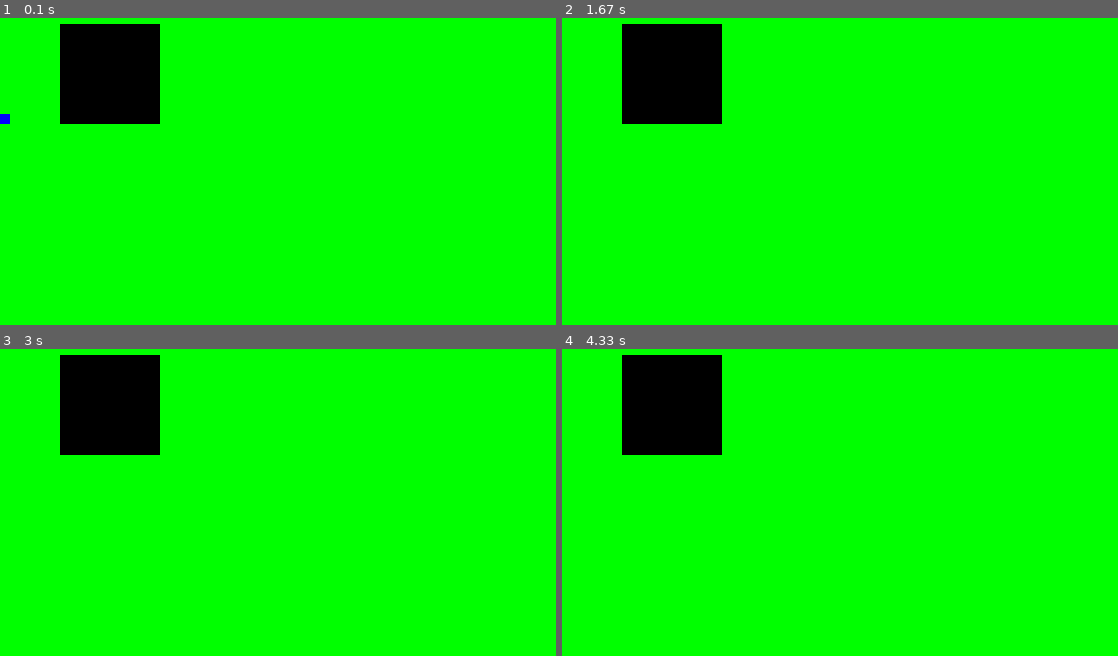
Above: before the commit, frames 1-4 (two rows, left to right).
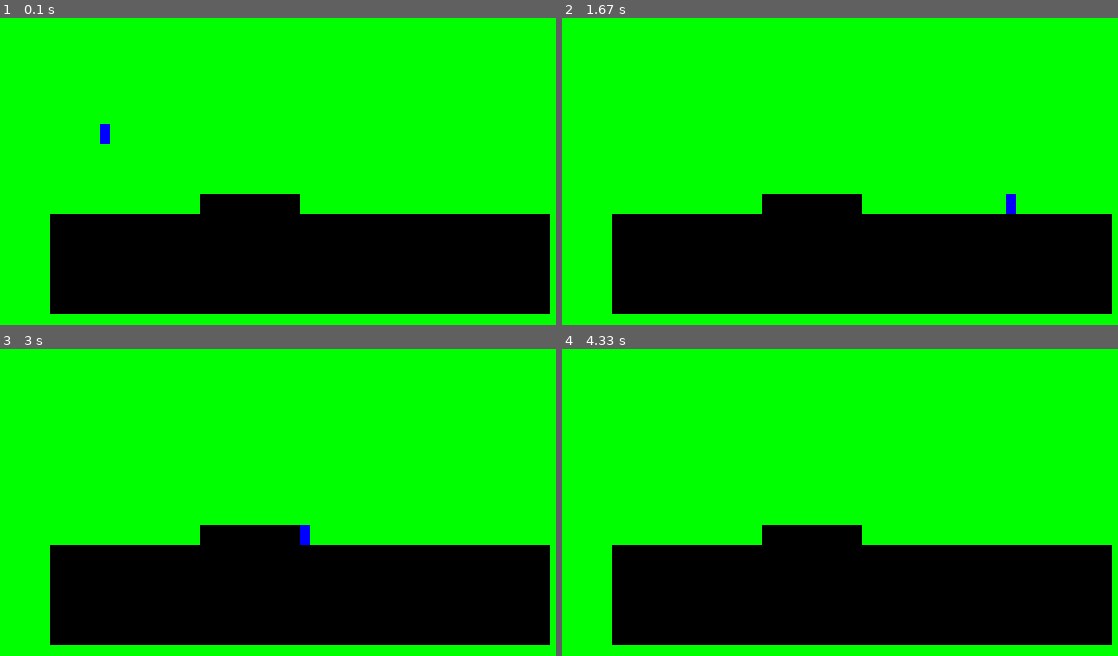
Above: after the commit, the same moments.

Repository: ALEXANDER-Denni/pygame_platformer
Game: pygame game, started from main.py
Two runs of this game, one before a commit and one after it. Both use one fixed random seed, a clock stepped at 60 frames per second and the inputs below.
Inputs:
- Up to frame 1 (0.1 s): no input
- Up to frame 2 (1.67 s): hold D 0.33-0.8 s; hold W 0.83-1.13 s; hold D 1.17-1.63 s
- Up to frame 3 (3 s): hold A 1.67-2.2 s; hold S 2.23-2.53 s
- Up to frame 4 (4.33 s): hold W 3-3.37 s; hold D 3.4-4.03 s

The runs differ from the first frame. In frame 1, 36% of the frame differs, in the area x 0-99%, y 1-97%; in frame 2, 36%; in frame 3, 36%; in frame 4, 36%.

Commit message:
Add files via upload

Diff:
--- a/collision.py
+++ b/collision.py
@@ -1,17 +1,27 @@
-def collision(player, obj):
+def platform_collisions(player, platforms):
+    res = []
+    for platform in platforms:
+        res.append(player_platform_collison(player,platform))
+    out = [False, False] #X collide, Y collide
+    if "X" in res:
+        out[0] = True
+    if "Y" in res:
+        out[1] = True
+    return tuple(out)
+def player_platform_collison(player, obj):
     if (player.rect.x < obj.rect.x + obj.rect.w and player.rect.x + player.rect.w > obj.rect.x) and (player.rect.y < obj.rect.y + obj.rect.h and player.rect.y + player.rect.h > obj.rect.y):
         x_offset = (player.rect.x+player.rect.w/2)-(obj.rect.x+obj.rect.w/2)
         y_offset = (player.rect.y+player.rect.h/2)-(obj.rect.y+obj.rect.h/2)
-        if abs(x_offset)<obj.rect.w/2+player.rect.w/2:
+        if abs(x_offset)<obj.rect.w/2+player.rect.w/2 and abs(y_offset)*obj.rect.w<abs(x_offset)*obj.rect.h:
             if x_offset>0:
-                player.rect.x += obj.rect.w/2 - x_offset + player.rect.w/2
+                player.rect.x = obj.rect.x + obj.rect.w
             else:
-                player.rect.x += -obj.rect.w/2 - x_offset - player.rect.w/2
-        if abs(y_offset)<obj.rect.h/2:
+                player.rect.x = obj.rect.x - player.rect.w
+            return "X"
+        elif abs(y_offset)<obj.rect.h/2+player.rect.h/2 and abs(y_offset)*obj.rect.w>abs(x_offset)*obj.rect.h:
             if y_offset>0:
-                player.rect.y += obj.rect.h/2 - x_offset + player.rect.h/2
+                player.rect.y = obj.rect.y + obj.rect.h
             else:
-                player.rect.y += -obj.rect.h/2 - x_offset - player.rect.h/2
-    return True
-    #get distance between center of obj1 and sides of obj2
-    #the lowest distance is the amount that needs to be moved
+                player.rect.y = obj.rect.y - player.rect.h
+            return "Y"
+    return False
--- a/main.py
+++ b/main.py
@@ -1,4 +1,3 @@
-import time
 import pygame
 import os
 
@@ -19,10 +18,12 @@
 clock = pygame.time.Clock()
 
 
-player_object = player.player(0, 100, 10, 10)
+player_object = player.player(100, 100, 10, 20)
 
 move_left = False
 move_right = False
+move_up = False
+move_down = False
 jump = False
 
 
@@ -48,6 +49,8 @@
                 move_right = True
             if event.key == pygame.K_w:
                 jump = True
+            if event.key == pygame.K_s:
+                move_down = True
         if event.type == pygame.KEYUP:
             if event.key == pygame.K_a:
                 move_left = False
@@ -55,10 +58,21 @@
                 move_right = False
             if event.key == pygame.K_w:
                 jump = False
+            if event.key == pygame.K_s:
+                move_down = False
 
-    pygame.draw.rect(screen, (0, 0, 0), TEMP(60,10,100,100))
-    player_object.move(move_left, move_right, jump, False)
-    collision.collision(player_object, TEMP(60,10,100,100))
+    pygame.draw.rect(screen, (0, 0, 0), TEMP(50,200,500,100))
+    pygame.draw.rect(screen, (0, 0, 0), TEMP(200, 180, 100, 20))
+    player_object.move(move_left, move_right, jump, move_down)
+    collide = collision.platform_collisions(player_object, [TEMP(50,200,500,100), TEMP(200, 180, 100, 20)])# return (X collision, Y collision)
+    if collide[0]:
+        player_object.x_velocity = 0
+    if collide[1]:
+        player_object.in_air = False
+    else:
+        player_object.in_air = True
     player_object.draw(screen)
 
     pygame.display.update()
+
+#add bullets, add enemies, add more platforms, add moving platforms, add lasers, add switches and doors, add level builder script
--- a/player.py
+++ b/player.py
@@ -1,4 +1,3 @@
-import time
 import pygame
 import os
 
@@ -14,7 +13,7 @@
 GRAVITY = 1
 SPEED = 10
 JUMP_FORCE = 100
-
+DOUBLE_JUMP_DELAY = 110
 
 class player:
     def __init__(self, x, y, w, h):
@@ -23,25 +22,44 @@
         self.y_velocity = 0
         self.accel = ACCELERATION
         self.max_speed = SPEED
+
+        self.in_air = False
+        self.double_jump = False
+        self.jumpTime = 0
+
         self.health = START_HEALTH
         self.ammo = STARTER_AMMO
-        self.in_air = False
+
+
     def move(self, left, right, up, down):
         x_v = 0
         y_v = 0
 
         if right:
+            if self.x_velocity < 0 and not right:
+                x_v+=self.x_velocity
             x_v += self.accel
         if left:
+            if self.x_velocity > 0 and not left:
+                x_v+=self.x_velocity
             x_v -= self.accel
-        if up and not self.in_air:
-            y_v = -JUMP_FORCE
+        if down:
+            y_v += self.accel
+        if up:
+            if not self.in_air:
+                y_v = -JUMP_FORCE
+                self.double_jump = True
+                self.jumpTime = pygame.time.get_ticks()
+            elif self.double_jump and pygame.time.get_ticks() - self.jumpTime > DOUBLE_JUMP_DELAY:
+                y_v = -JUMP_FORCE
+                self.double_jump = False
             self.in_air = True
         if self.in_air:
             y_v += GRAVITY
             if down:
                 y_v += self.accel
         else:
+            self.y_velocity = 0
             if not right and not left:
                 if self.x_velocity > 0:
                     x_v -= FRICTION
